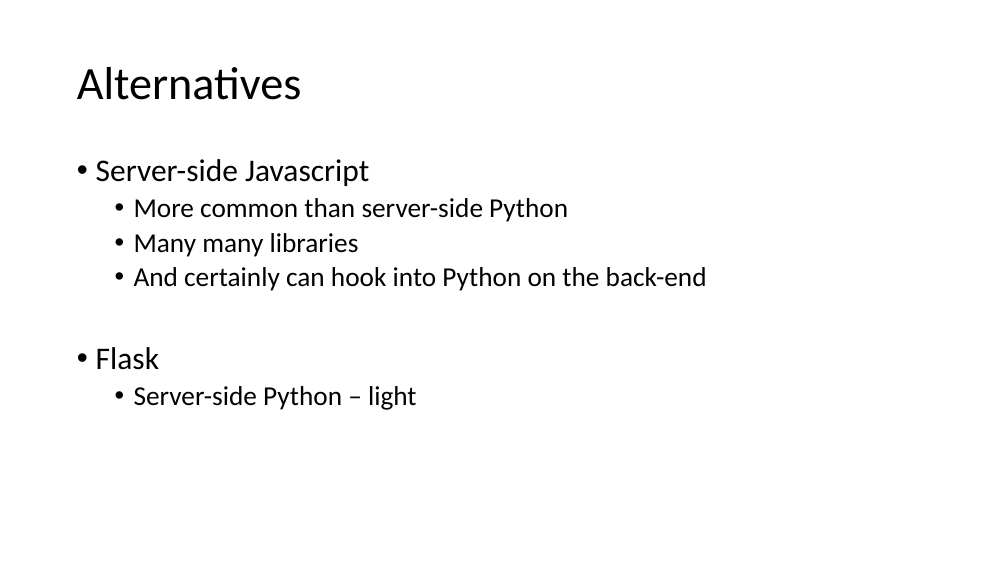
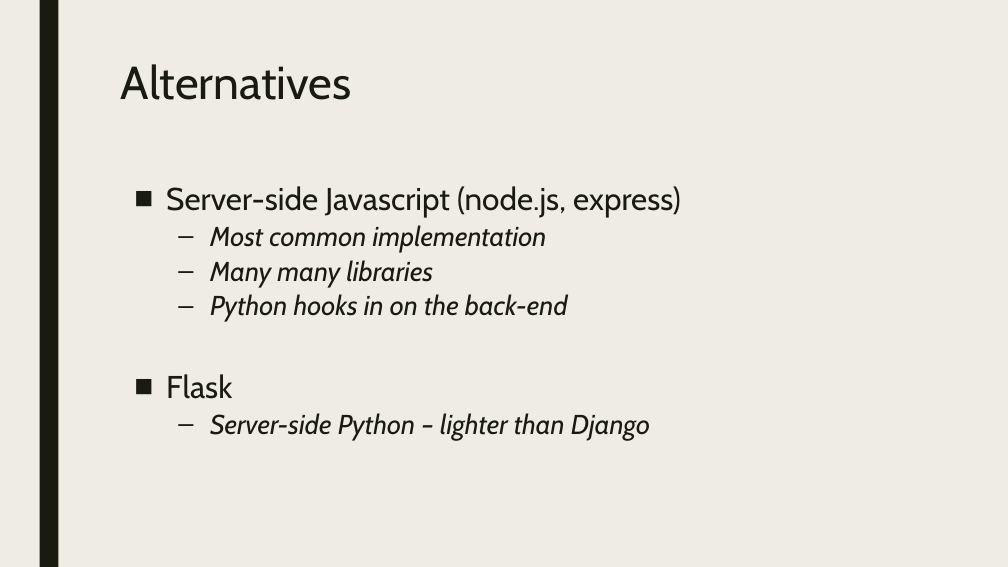
Before and after one commit to cwinsor/django_102_pluralsight, a slide deck: slide 3 of presentation.pptx. Drawn at 1008x567 pixels with LibreOffice and Linux fonts; fonts in the diff are those of the drawing. Boxes give left, top, right and bottom in pixels: in the first picture for what was removed or moved away, otherwise in the second. Text is boxed around its words. In the diff, an @@ line names an element or a change of style, - is before the commit and + after.

```diff
--- a/presentation.pptx
+++ b/presentation.pptx
@@ background #FFFFFF to #EFEDE3 @@
@@ rectangle added at <box>39,0,58,567</box>, fill #191B0E @@
@@ title "Alternatives": place and size @@
-title "Alternatives" at <box>77,67,301,100</box>
+title "Alternatives" at <box>121,64,352,100</box>
@@ title "Alternatives" at <box>121,64,352,100</box>: font Calibri to Cabin, text colour #000000 to #191B0E; line spacing 0.9 to 0.89; vertical alignment middle to top @@
@@ text "Server-side Javascript (node.js, express)": place and size @@
-text "Server-side Javascript (node.js, express)" at <box>96,159,707,410</box>
+text "Server-side Javascript (node.js, express)" at <box>166,186,681,440</box>
@@ text at <box>166,186,681,252</box>: text changed; size 26 to 30 pt; font Calibri to Cabin; text colour #000000 to #191B0E @@
-• Server-side Javascript
-  • More common than server-side Python
+■ Server-side Javascript (node.js, express)
+  – Most common implementation
@@ text at <box>166,260,434,399</box>: font Calibri to Cabin, text colour #000000 to #191B0E in "Many many libraries", "Flask"; italic on in "Many many libraries"; bullet • to –; line spacing 0.9 to 0.84; more space between paragraphs; bullet • to ■ @@
@@ text at <box>210,294,568,322</box>: text changed; font Calibri to Cabin; text colour #000000 to #191B0E; italic on @@
-  • And certainly can hook into Python on the back-end
+  – Python hooks in on the back-end
@@ text at <box>210,413,650,440</box>: text changed; font Calibri to Cabin; text colour #000000 to #191B0E; italic on @@
-  • Server-side Python – light
+  – Server-side Python – lighter than Django
```
Also in this commit, not shown: 16 other slides changed, 3 slides removed.
